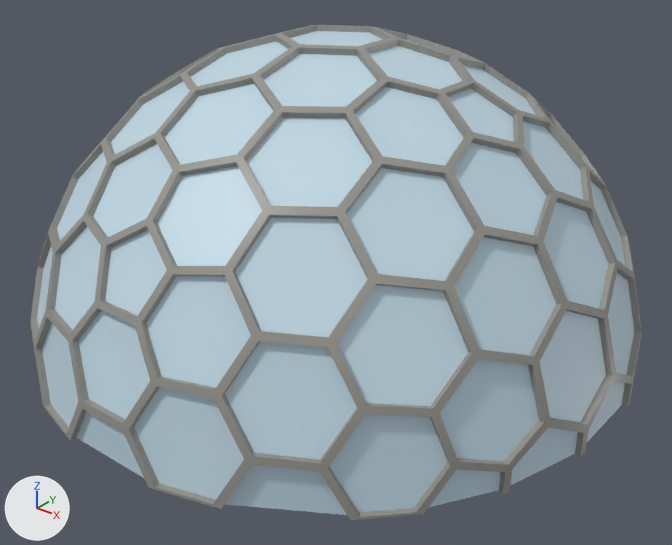
The glTF model models/dome.glb, before and after one commit.
One viewpoint serves both versions: a 50 mm camera at (536.0, -671.0, 477.0) aimed at (22.0, -28.0, 78.0). The axes (+X, +Y, +Z) are drawn at lower left. The lights are the same throughout. Where no turn or scale is listed for an object, it has been applied to the vertices.

In view in the first picture: 'inner', 'outer'.
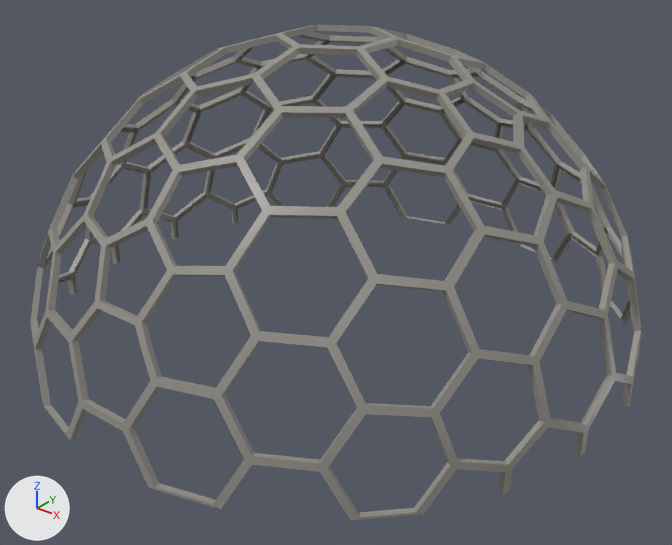
Commit message: Fixed dome

The change in detail:
Object 'inner' (ob_inner) is deleted.

What differs and where, as boxes (x1, y1, x2, y2) in the pictures (672 x 545 px):
'inner', deleted
    before: (37, 31, 634, 515)
